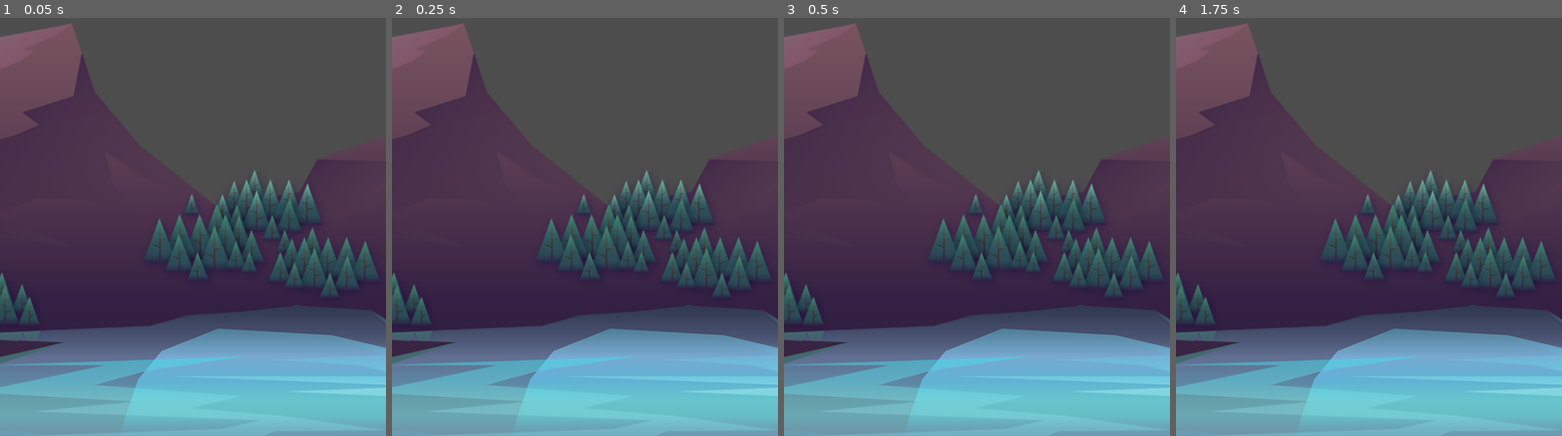
Above: before the commit, frames 1-4 (left to right).
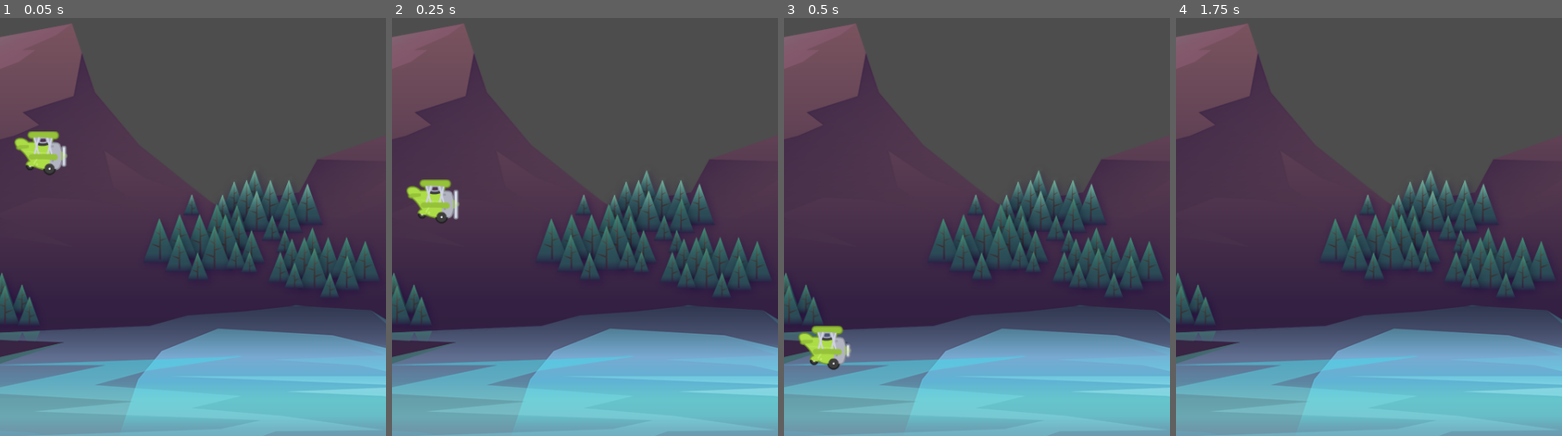
Above: after the commit, the same moments.

Repository: turtle-jin/Tappy_Plane
Game: Godot game, scene res://game/game.tscn
Two runs of this game, one before a commit and one after it. Both use one fixed random seed, a clock stepped at 60 frames per second and the inputs below. Before the commit the project has no main scene; this scene is started directly in both runs.
Inputs:
- Up to frame 1 (0.05 s): no input
- Up to frame 2 (0.25 s): no input
- Up to frame 3 (0.5 s): no input
- Up to frame 4 (1.75 s): tap Space (fly, bound only after the commit) at 0.6, 1.35 s

The runs differ from the first frame. In frame 1, 0.9% of the frame differs, in the area x 3-18%, y 27-38%; in frame 2, 1.0%, in the area x 3-18%, y 38-50%; in frame 3, 1.0%; in frame 4, nothing differs.

Commit message:
add plane movement and animation

Diff:
--- a/game/game.tscn
+++ b/game/game.tscn
@@ -1,9 +1,13 @@
-[gd_scene load_steps=2 format=3 uid="uid://4iue364tjpsx"]
+[gd_scene load_steps=3 format=3 uid="uid://4iue364tjpsx"]
 
 [ext_resource type="Texture2D" uid="uid://0st1acykdgaa" path="res://assets/background/rocks_2.png" id="1_mftj4"]
+[ext_resource type="PackedScene" uid="uid://dippef1v8a3dj" path="res://plane_cb/plane_cb.tscn" id="2_f4dde"]
 
 [node name="Game" type="Node2D"]
 position = Vector2(111, 369)
 
 [node name="Sprite2D" type="Sprite2D" parent="."]
 texture = ExtResource("1_mftj4")
+
+[node name="PlaneCB" parent="." instance=ExtResource("2_f4dde")]
+position = Vector2(-60, 130)
--- /dev/null
+++ b/plane_cb/plane_cb.gd
@@ -0,0 +1,26 @@
+extends CharacterBody2D
+
+@onready var animation_player = $AnimationPlayer
+
+
+const GRAVITY: float = 1900.0
+const POWER: float = -400.0
+# Called when the node enters the scene tree for the first time.
+func _ready():
+	pass # Replace with function body.
+
+
+# Called every frame. 'delta' is the elapsed time since the previous frame.
+func _physics_process(delta):
+
+	velocity.y += GRAVITY * delta
+
+	fly()
+
+	move_and_slide()
+
+func fly() -> void:
+
+	if Input.is_action_just_pressed("fly"):
+		velocity.y = POWER
+		animation_player.play("fly")
--- a/plane_cb/plane_cb.tscn
+++ b/plane_cb/plane_cb.tscn
@@ -1,8 +1,76 @@
-[gd_scene load_steps=2 format=3 uid="uid://dippef1v8a3dj"]
+[gd_scene load_steps=10 format=3 uid="uid://dippef1v8a3dj"]
+
+[ext_resource type="Script" path="res://plane_cb/plane_cb.gd" id="1_ae8cu"]
+[ext_resource type="Texture2D" uid="uid://boqer4515n3ev" path="res://assets/plane/planes_sheet.png" id="1_ll14e"]
+
+[sub_resource type="AtlasTexture" id="AtlasTexture_1xry5"]
+atlas = ExtResource("1_ll14e")
+region = Rect2(0, 0, 88, 73)
+
+[sub_resource type="AtlasTexture" id="AtlasTexture_0iuk0"]
+atlas = ExtResource("1_ll14e")
+region = Rect2(88, 0, 88, 73)
+
+[sub_resource type="AtlasTexture" id="AtlasTexture_a1cv7"]
+atlas = ExtResource("1_ll14e")
+region = Rect2(176, 0, 88, 73)
 
 [sub_resource type="SpriteFrames" id="SpriteFrames_gv7wd"]
+animations = [{
+"frames": [{
+"duration": 1.0,
+"texture": SubResource("AtlasTexture_1xry5")
+}, {
+"duration": 1.0,
+"texture": SubResource("AtlasTexture_0iuk0")
+}, {
+"duration": 1.0,
+"texture": SubResource("AtlasTexture_a1cv7")
+}],
+"loop": true,
+"name": &"fly",
+"speed": 10.0
+}]
+
+[sub_resource type="CircleShape2D" id="CircleShape2D_6bky1"]
+radius = 26.5707
+
+[sub_resource type="Animation" id="Animation_ma6lo"]
+resource_name = "fly"
+length = 0.3
+tracks/0/type = "value"
+tracks/0/imported = false
+tracks/0/enabled = true
+tracks/0/path = NodePath("AnimatedSprite2D:rotation")
+tracks/0/interp = 1
+tracks/0/loop_wrap = true
+tracks/0/keys = {
+"times": PackedFloat32Array(0, 0.1, 0.3),
+"transitions": PackedFloat32Array(1, 1, 1),
+"update": 0,
+"values": [0.0, -0.349066, 0.0]
+}
+
+[sub_resource type="AnimationLibrary" id="AnimationLibrary_os8a3"]
+_data = {
+"fly": SubResource("Animation_ma6lo")
+}
 
 [node name="PlaneCB" type="CharacterBody2D"]
+script = ExtResource("1_ae8cu")
 
 [node name="AnimatedSprite2D" type="AnimatedSprite2D" parent="."]
+scale = Vector2(0.75, 0.75)
 sprite_frames = SubResource("SpriteFrames_gv7wd")
+animation = &"fly"
+autoplay = "fly"
+frame_progress = 0.504598
+
+[node name="CollisionShape2D" type="CollisionShape2D" parent="."]
+position = Vector2(0, -1)
+shape = SubResource("CircleShape2D_6bky1")
+
+[node name="AnimationPlayer" type="AnimationPlayer" parent="."]
+libraries = {
+"": SubResource("AnimationLibrary_os8a3")
+}
--- a/project.godot
+++ b/project.godot
@@ -11,6 +11,7 @@
 [application]
 
 config/name="Tappy_Birds"
+run/main_scene="res://game/game.tscn"
 config/features=PackedStringArray("4.1", "Mobile")
 
 [display]
@@ -19,6 +20,14 @@
 window/size/viewport_height=854
 window/handheld/orientation=1
 
+[input]
+
+fly={
+"deadzone": 0.5,
+"events": [Object(InputEventKey,"resource_local_to_scene":false,"resource_name":"","device":-1,"window_id":0,"alt_pressed":false,"shift_pressed":false,"ctrl_pressed":false,"meta_pressed":false,"pressed":false,"keycode":0,"physical_keycode":32,"key_label":0,"unicode":32,"echo":false,"script":null)
+]
+}
+
 [rendering]
 
 renderer/rendering_method="mobile"
